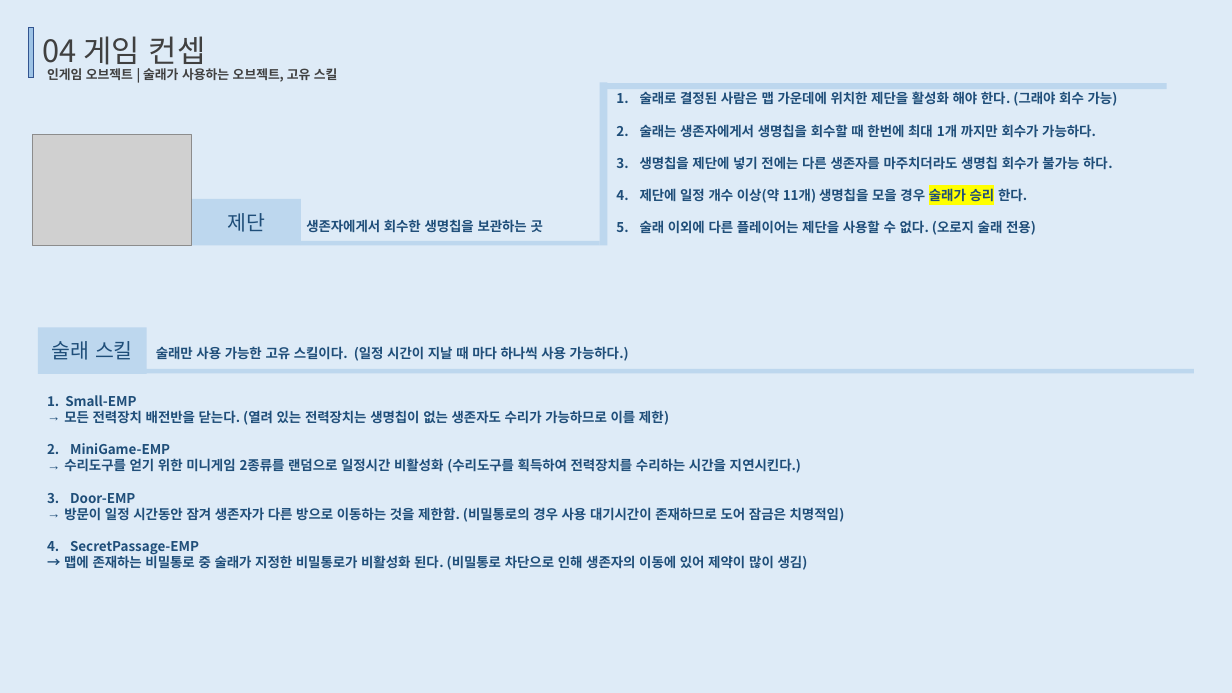
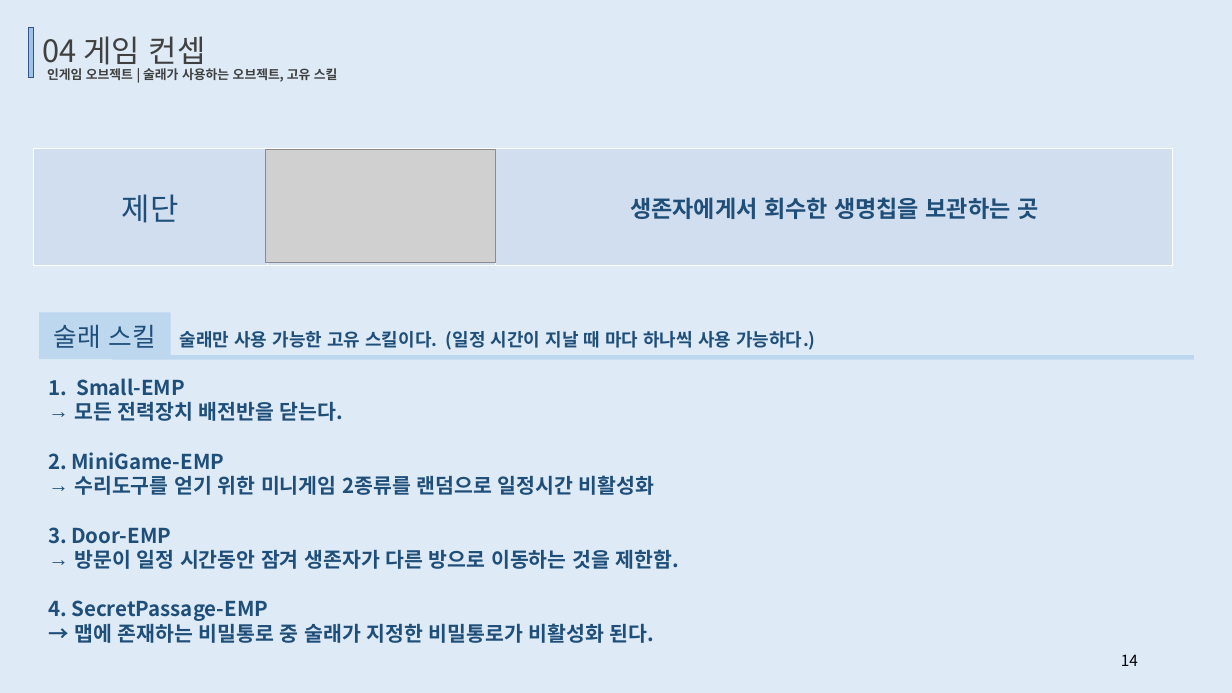
Before and after one commit to TUKoreaEscape/Graduation_Project, a slide deck: slide 14 of Graduation_Document/Who's the tagger.pptx (slide 15 before the commit). Drawn at 1232x693 pixels with LibreOffice and Linux fonts; fonts in the diff are those of the drawing; grey boxes stand for pictures. Boxes give left, top, right and bottom in pixels: in the first picture for what was removed or moved away, otherwise in the second. Text is boxed around its words. In the diff, an @@ line names an element or a change of style, - is before the commit and + after.

Commit message:
PPT 최종 수정본
아마 또 수정될 가능성 있음 ㅎ

```diff
--- a/Graduation_Document/Who's the tagger.pptx
+++ b/Graduation_Document/Who's the tagger.pptx
@@ rectangle removed at (600, 82, 607, 246) @@
@@ rectangle removed at (605, 83, 1167, 90) @@
@@ text removed at (640, 91, 1118, 235) @@
-1. 술래로 결정된 사람은 맵 가운데에 위치한 제단을 활성화 해야 한다. (그래야 회수 가능)
-2. 술래는 생존자에게서 생명칩을 회수할 때 한번에 최대 1개 까지만 회수가 가능하다.
-3. 생명칩을 제단에 넣기 전에는 다른 생존자를 마주치더라도 생명칩 회수가 불가능 하다.
-4. 제단에 일정 개수 이상(약 11개) 생명칩을 모을 경우 술래가 승리 한다.
-5. 술래 이외에 다른 플레이어는 제단을 사용할 수 없다. (오로지 술래 전용)
@@ table added at (33, 149, 1173, 265), 1 rows, 3 columns @@
+제단 |  | 생존자에게서 회수한 생명칩을 보관하는 곳
@@ picture: place and size @@
-picture at (32, 135, 192, 246)
+picture at (265, 150, 495, 263)
@@ rectangle removed at (192, 199, 301, 245) @@
-제단
@@ text removed at (306, 219, 543, 233) @@
-생존자에게서 회수한 생명칩을 보관하는 곳
@@ rectangle removed at (301, 241, 600, 246) @@
@@ rectangle "술래 스킬": place and size @@
-rectangle "술래 스킬" at (38, 327, 147, 373)
+rectangle "술래 스킬" at (39, 312, 170, 359)
@@ rectangle "술래 스킬" at (39, 312, 170, 359): size 16 to 20 pt @@
@@ text "술래만 사용 가능한 고유 스킬이다. ...": place and size @@
-text "술래만 사용 가능한 고유 스킬이다. ..." at (156, 346, 629, 361)
+text "술래만 사용 가능한 고유 스킬이다. ..." at (180, 331, 815, 350)
@@ text "술래만 사용 가능한 고유 스킬이다. ..." at (180, 331, 815, 350): size 10.5 to 14 pt @@
@@ rectangle: place and size @@
-rectangle at (113, 369, 1195, 373)
+rectangle at (113, 355, 1195, 360)
@@ text "1. Small-EMP": place and size @@
-text "1. Small-EMP" at (47, 395, 845, 570)
+text "1. Small-EMP" at (48, 378, 679, 643)
@@ text at (48, 378, 268, 621): size 10.5 to 16 pt in "1. Small-EMP", "MiniGame-EMP", "Door-EMP", "SecretPassage-EMP" @@
@@ text at (74, 401, 343, 421): text changed; size 10.5 to 16 pt @@
-→ 모든 전력장치 배전반을 닫는다. (열려 있는 전력장치는 생명칩이 없는 생존자도 수리가 가능하므로 이를 제한)
+→ 모든 전력장치 배전반을 닫는다.
@@ text at (74, 475, 654, 495): text changed; size 10.5 to 16 pt @@
-→ 수리도구를 얻기 위한 미니게임 2종류를 랜덤으로 일정시간 비활성화 (수리도구를 획득하여 전력장치를 수리하는 시간을 지연시킨다.)
+→ 수리도구를 얻기 위한 미니게임 2종류를 랜덤으로 일정시간 비활성화
@@ text at (74, 549, 679, 569): text changed; size 10.5 to 16 pt @@
-→ 방문이 일정 시간동안 잠겨 생존자가 다른 방으로 이동하는 것을 제한함. (비밀통로의 경우 사용 대기시간이 존재하므로 도어 잠금은 치명적임)
+→ 방문이 일정 시간동안 잠겨 생존자가 다른 방으로 이동하는 것을 제한함.
@@ text at (74, 623, 655, 643): text changed; size 10.5 to 16 pt @@
-→ 맵에 존재하는 비밀통로 중 술래가 지정한 비밀통로가 비활성화 된다. (비밀통로 차단으로 인해 생존자의 이동에 있어 제약이 많이 생김)
+→ 맵에 존재하는 비밀통로 중 술래가 지정한 비밀통로가 비활성화 된다.
@@ page number added at (1121, 654, 1138, 666), 12 pt, text #000000 @@
+14
```
Also in this commit, not shown: 18 other slides changed, 1 slide removed, 3 other files.
